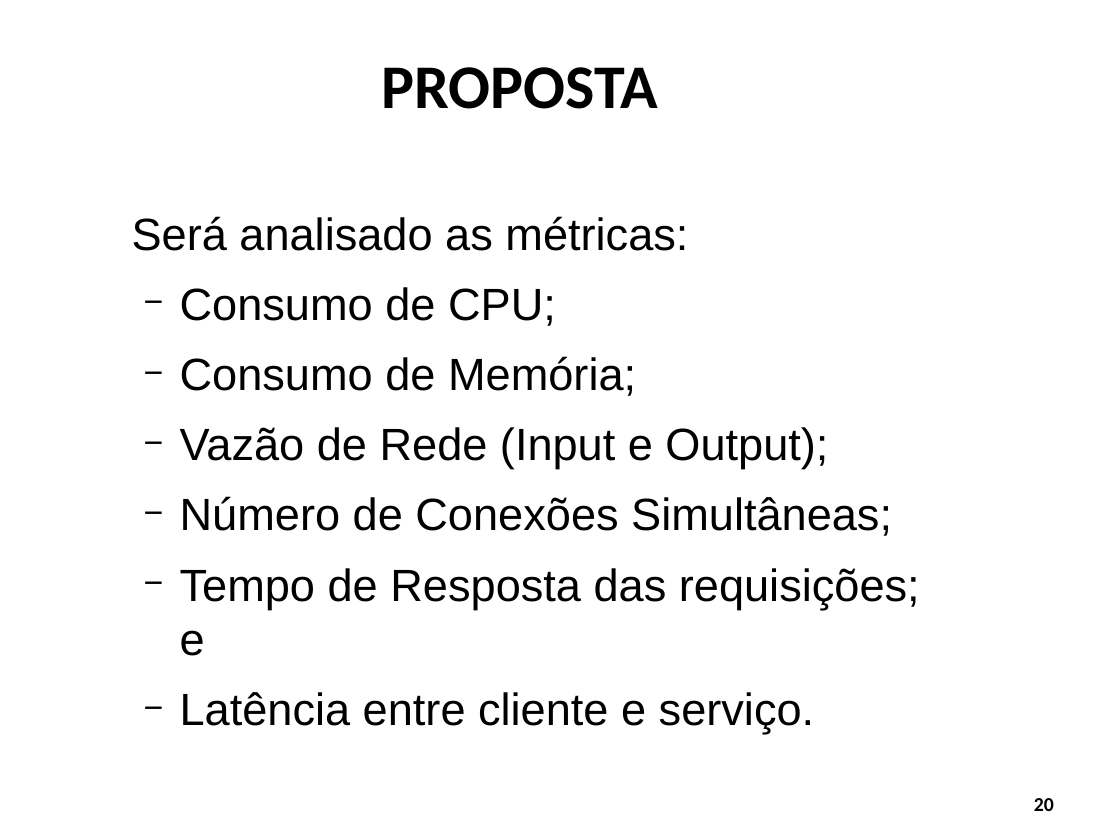
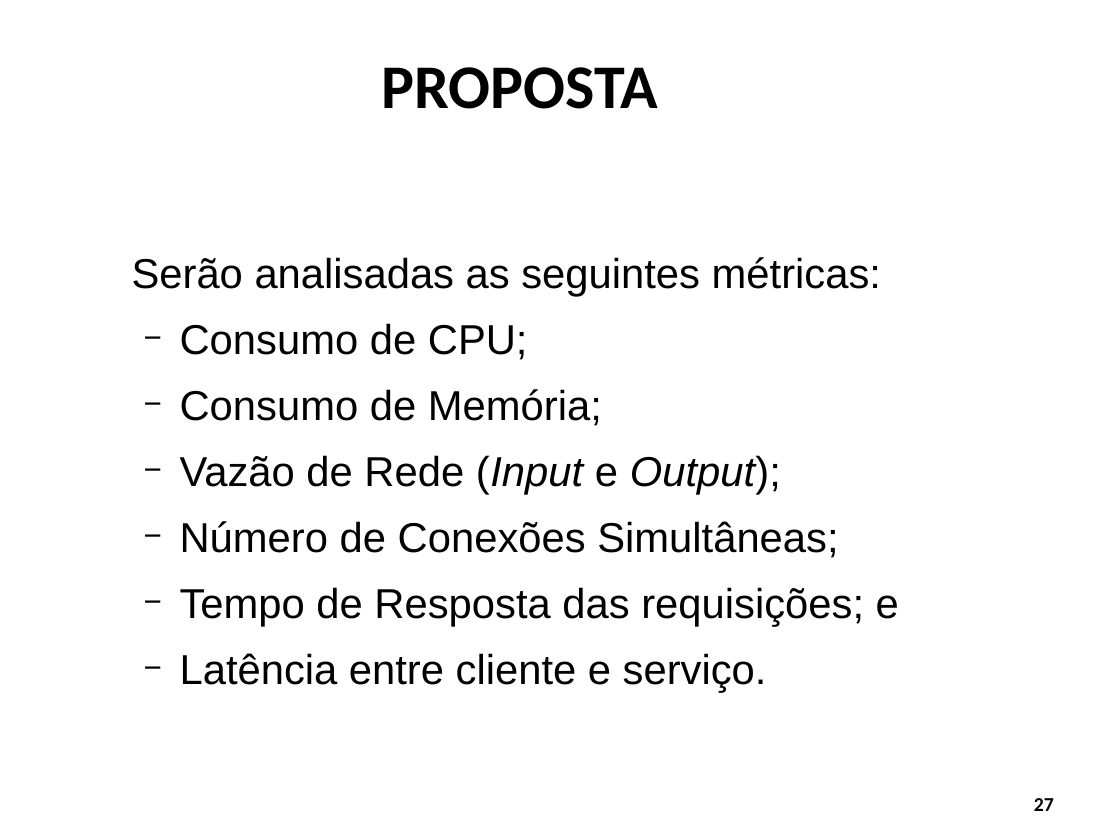
Before and after one commit to Schweigert/TCC, a slide deck: slide 27 of tcc/Apresentacao/apresentacao_tcc1.odp (slide 20 before the commit). Drawn at 1120x840 pixels with LibreOffice and Linux fonts; fonts in the diff are those of the drawing; background and template pictures are left out. Boxes give left, top, right and bottom in pixels: in the first picture for what was removed or moved away, otherwise in the second. Text is boxed around its words. In the diff, an @@ line names an element or a change of style, - is before the commit and + after.

```diff
--- a/tcc/Apresentacao/apresentacao_tcc1.odp
+++ b/tcc/Apresentacao/apresentacao_tcc1.odp
@@ text at box(132, 257, 881, 296): text changed; size 32 to 29.6 pt @@
-Será analisado as métricas:
+Serão analisadas as seguintes métricas:
@@ text at box(180, 323, 899, 693): size 32 to 29.6 pt in "Consumo de CPU;", "Consumo de Memória;", "Vazão de Rede (Input e Output);", "Número de Conexões Simultâneas;" and 2 more places; italic on in "(Input Output);" @@
@@ page number at box(1034, 798, 1054, 811): text changed @@
-20
+27
```
Also in this commit, not shown: 9 other slides changed, 7 slides added.
